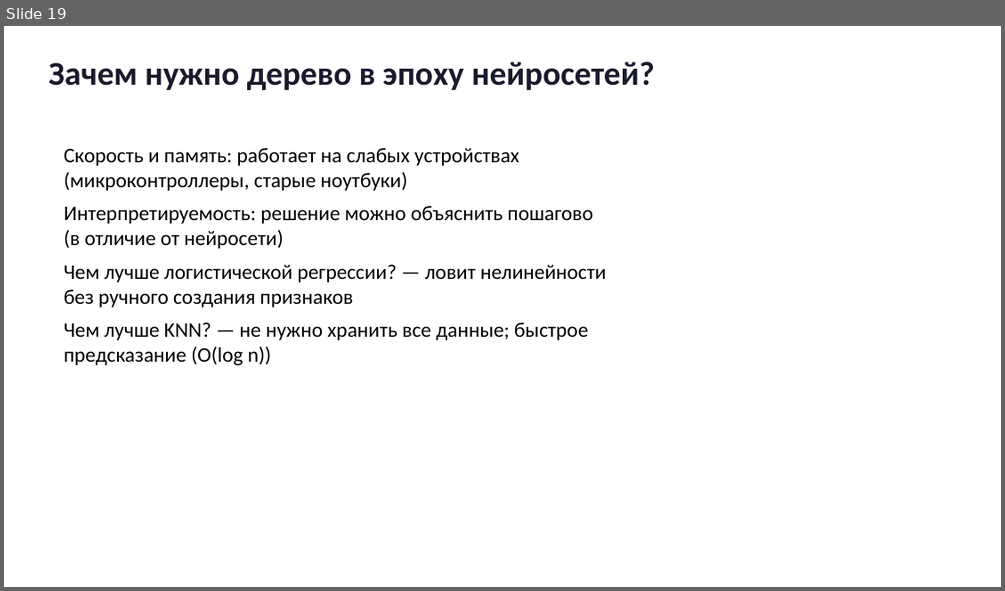
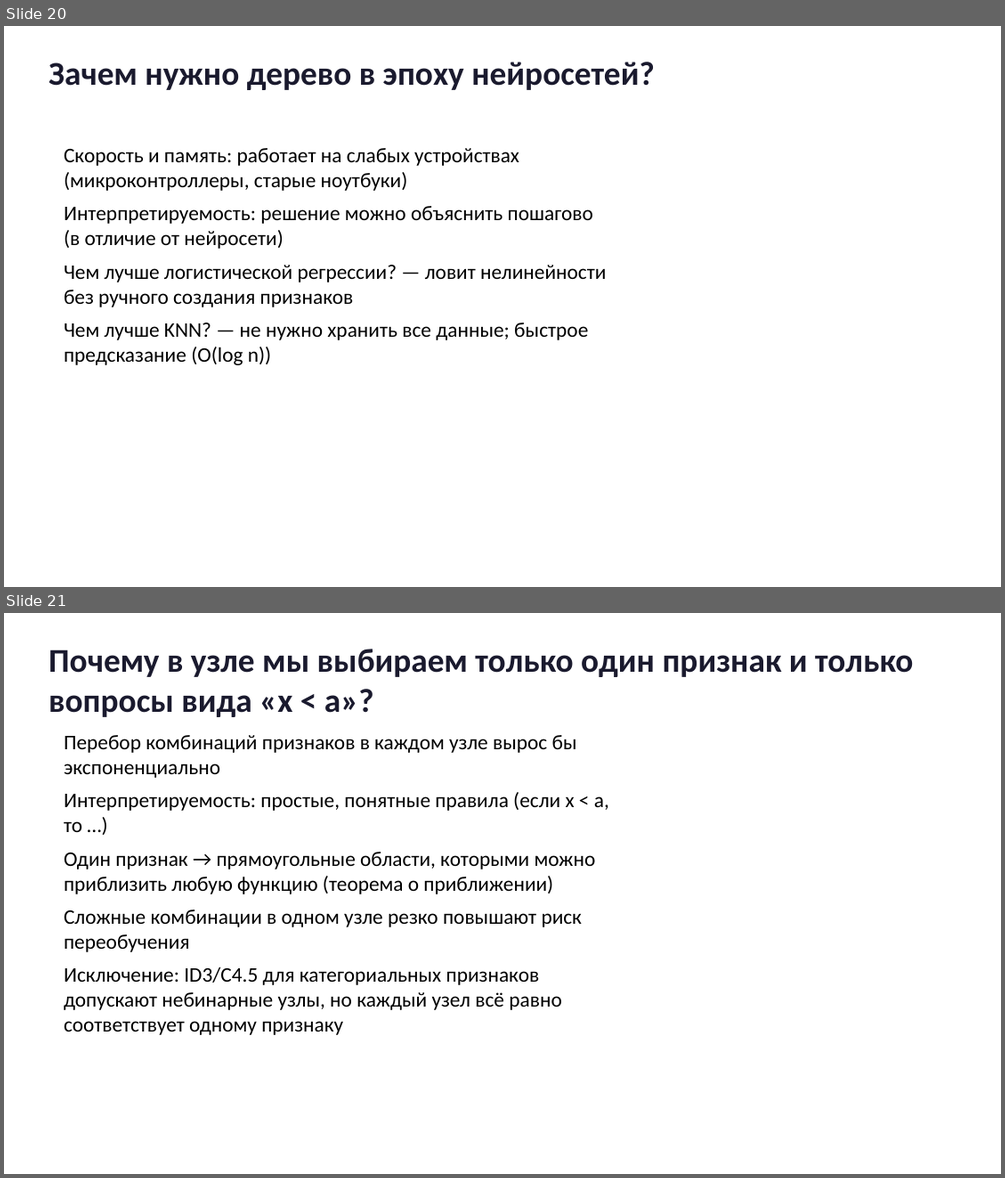
Before and after one commit to gurovic/ml-lessons, a slide deck: lessons/derevo_resheniy/presentation.pptx. Shown one above the other, each under a label of ours: slide 19 before the commit, slides 20 and 21 after it. The pictures are 1005x591 and 1005x1178 pixels, drawn with LibreOffice and Linux fonts; fonts in the diff are those of the drawing. Boxes give left, top, right and bottom in pixels: in the first picture for what was removed or moved away, otherwise in the second. Text is boxed around its words. In the diff, an @@ line names an element or a change of style, - is before the commit and + after.

```diff
--- a/lessons/derevo_resheniy/presentation.pptx
+++ b/lessons/derevo_resheniy/presentation.pptx
@@ slide 21 added at [4, 613, 1001, 1174], background #FFFFFF @@
@@ text added at [48, 649, 913, 717], 32 pt, text #1A1A2E, bold @@
+Почему в узле мы выбираем только один признак и только вопросы вида «x < a»?
@@ text added at [64, 735, 609, 1035], 20 pt, text #000000 @@
+Перебор комбинаций признаков в каждом узле вырос бы экспоненциально
+Интерпретируемость: простые, понятные правила (если x < a, то …)
+Один признак → прямоугольные области, которыми можно приблизить любую функцию (теорема о приближении)
+Сложные комбинации в одном узле резко повышают риск переобучения
+Исключение: ID3/C4.5 для категориальных признаков допускают небинарные узлы, но каждый узел всё равно соответствует одному признаку
@@ what was slide 19 is now slide 20 @@
```
Also in this commit, not shown: 4 other slides added, 20 other files.
